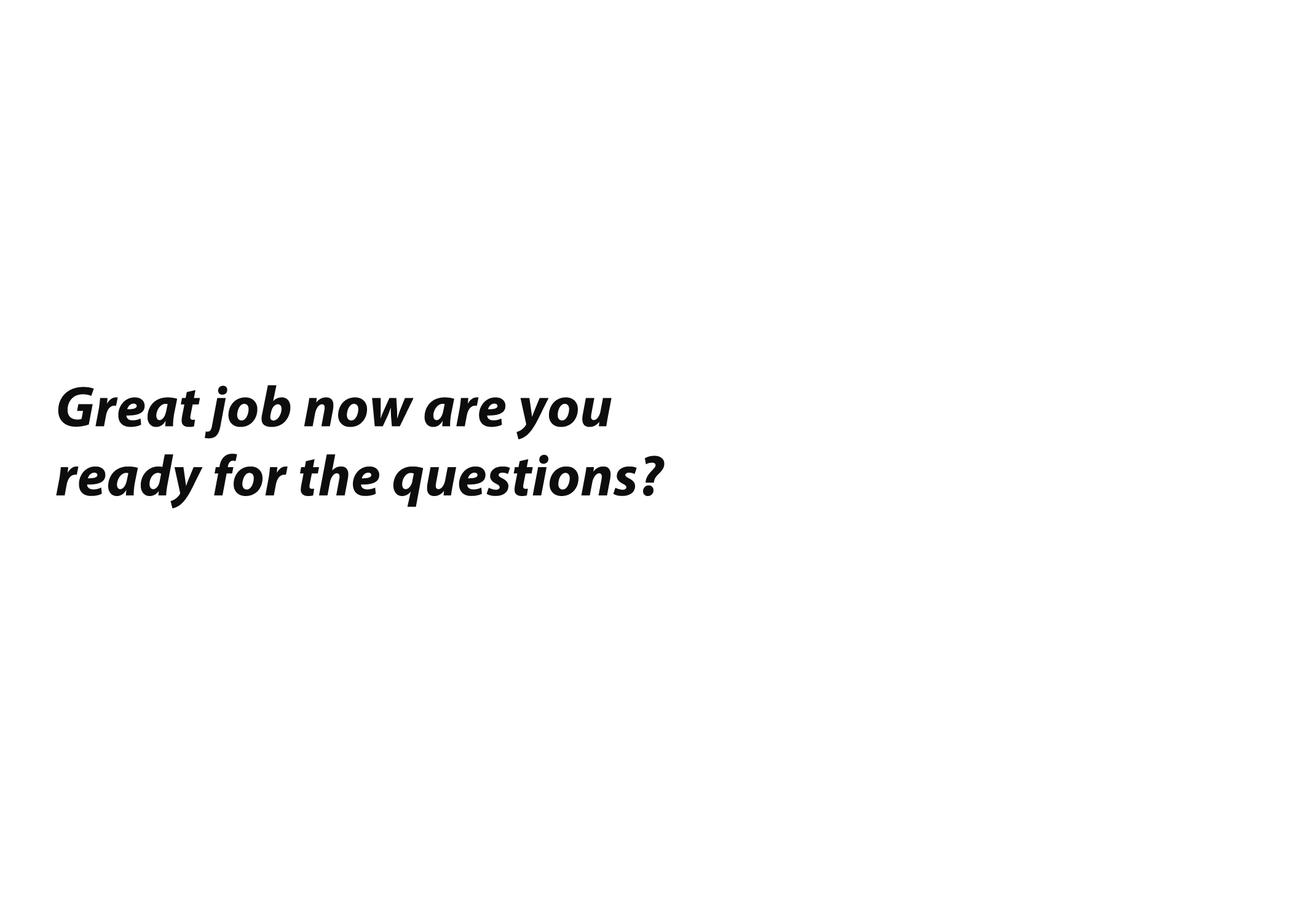
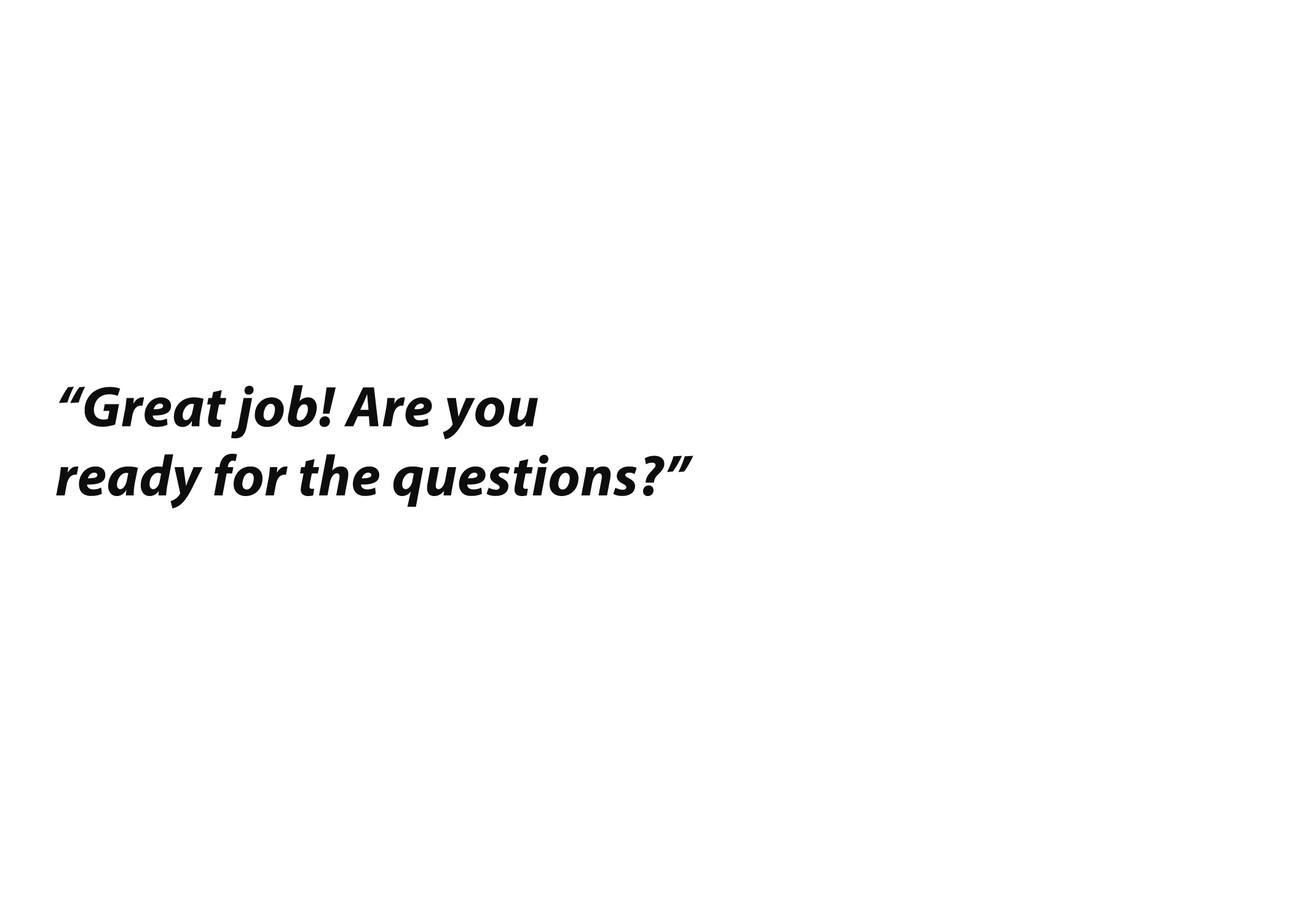
Before/after of a 1291x922 layered artwork. What changed in the layer stack:
painted on "text" over [57, 384, 694, 473]
